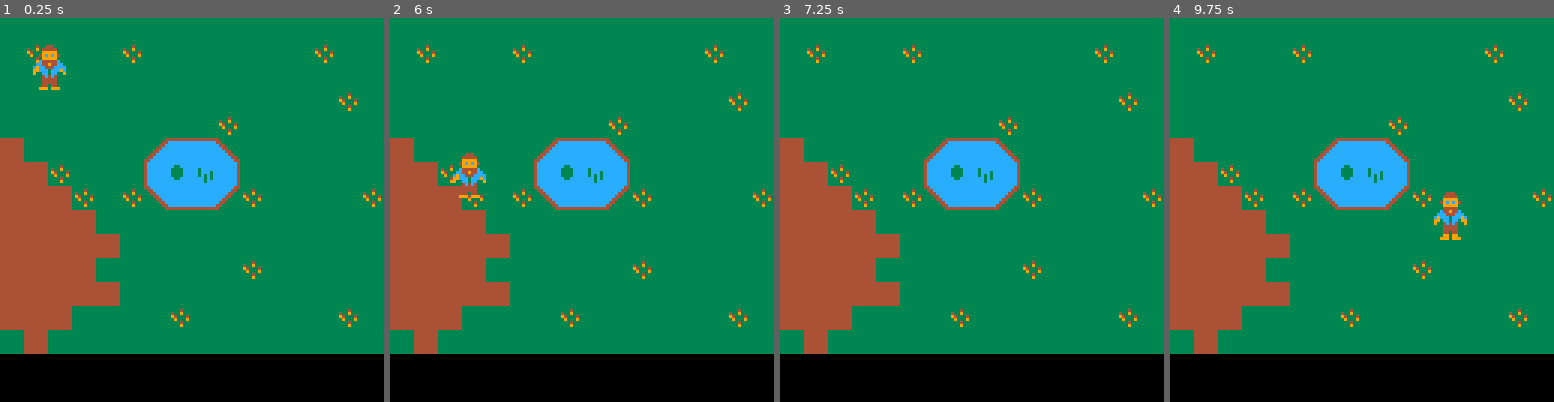
Above: before the commit, frames 1-4 (left to right).
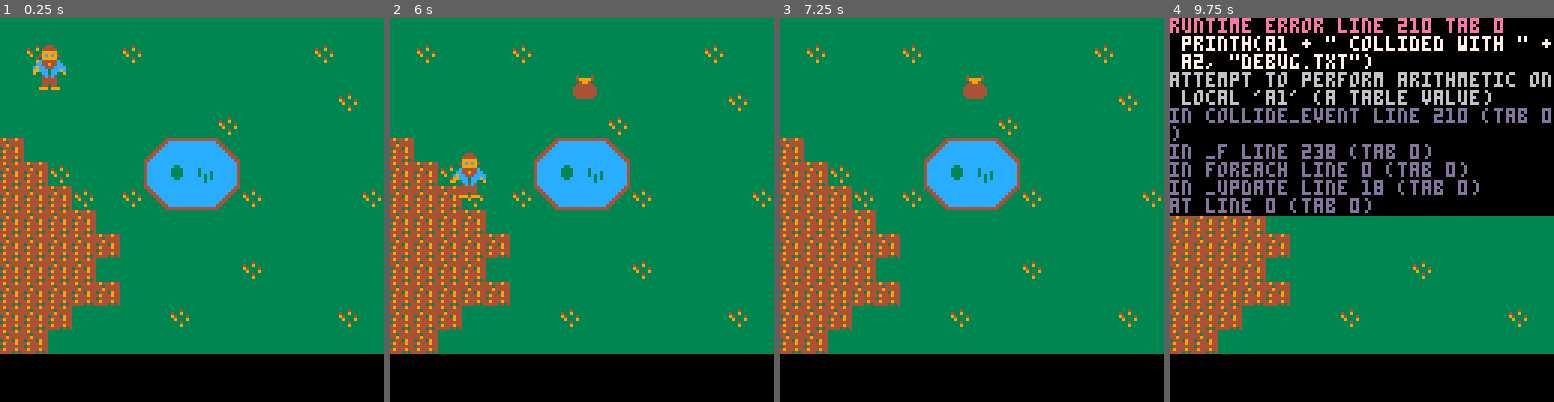
Above: after the commit, the same moments.

Repository: Chazmus/gameboy-like-jam
Game: PICO-8 cartridge game.p8
The game is run twice, just before and just after one commit, with the same random seed, the same clock (stepped at 60 frames per second) and the same inputs.
Inputs:
- Up to frame 1 (0.25 s): no input
- Up to frame 2 (6 s): tap O (Z key) at 0.33, 0.7, 1.43, 2.22, 3.1, 3.98, 4.87, 5.75 s; tap X (X key) at 1.07, 2.07, 2.4, 2.73, 3.07, 3.4, 3.73, 4.07, 4.4, 4.73, 5.07, 5.4, 5.73 s; hold Left 1.97-2.37 s; hold Down 2.42-2.82 s; hold Right 2.87-3.53 s; hold Up 3.58-4.08 s; hold Right 4.13-4.53 s; hold Down 4.58-5.08 s; hold Left 5.13-5.8 s; hold Up from 5.85 s (still down)
- Up to frame 3 (7.25 s): tap X (X key) every 0.33 s from 6.07 to 7.07 s; release Up at 6.18 s; hold Left 6.23-6.63 s; tap O (Z key) at 6.63 s; hold Down 6.68-7.08 s; hold Right from 7.13 s (still down)
- Up to frame 4 (9.75 s): tap X (X key) every 0.33 s from 7.4 to 9.73 s; tap O (Z key) at 7.52, 8.4, 9.28 s; release Right at 7.8 s; hold Up 7.85-8.35 s; hold Right 8.4-8.8 s; hold Down 8.85-9.35 s; hold Left from 9.4 s (still down)

The runs differ from the first frame. In frame 1, 2.7% of the frame differs, in the area x 0-31%, y 31-88%; in frame 2, 3.0%; in frame 3, 3.0%; in frame 4, 54%, in the area x 0-100%, y 0-88%.
Error after the commit: runtime error line 210 tab 0; printh(a1 + " collided with " + a2, "debug.txt"); attempt to perform arithmetic on local 'a1' (a table value)

Commit message:
spawning collectibles

Diff:
--- a/game.p8
+++ b/game.p8
@@ -5,6 +5,7 @@
 
 game_objects = {}
 actions = {}
+inventory = {}
 function _init()
 	player = make_actor(9, 1, 1, 2, 2, 2, 10)
 	foreach(game_objects,
@@ -18,6 +19,7 @@
 function _update()
 	control_player(player)
 	foreach(game_objects, move_actor)
+	if(time() % 6 == 0) spawn_collectible()
 	-- Input utils update MUST be done last
 	input_utils:update()
 end
@@ -208,10 +210,12 @@
 
 function collide_event(a1,a2)
 
+	printh(a1 + " collided with " + a2, "debug.txt")
 	-- player collects treasure
-	if (a1==player and a2.k==35) then
+	if (a1==player and (a2.k == 1 or a2.k == 16 or a2.k == 17)) then
 		del(game_objects,a2)
 		sfx(3)
+		add(inventory, a2.k)
 		return true
 	end
 
@@ -247,8 +251,10 @@
 	a.dy *= (1-a.friction)
 
 	-- advance one frame given sprite speed
-	if(a.t%(100/a.sprite_speed)==0) a.frame+= a.width
-	if(a.frame>a.frames) a.frame=0
+	if(a.sprite_speed > 0) then
+		if(a.t%(100/a.sprite_speed)==0) a.frame+= a.width
+		if(a.frame>a.frames) a.frame=0
+	end
 	a.t += 1
 end
 
@@ -291,6 +297,11 @@
 	spr(a.k + a.frame, sx, sy, a.width, a.height)
 end
 
+function spawn_collectible()
+	local i = rnd({1, 16, 17})
+	make_actor(i, 1 + rnd(14), 1 + rnd(14), 1, 1, 1, 0)
+end
+
 -- converts anything to string, even nested tables
 function tostring(any)
     if type(any)=="function" then
@@ -332,14 +343,14 @@
 0070070044000c9c0000004444400000333343333344cccccc33cccccccc3c3c4ccccccc00000044444000000000009999900000000000000000000000000000
 00000000444009c900000c44944c000033339333344ccccccccccccccccc3ccc4ccccccc00000c44944c000000000c44444c0000000000000000000000000000
 00000000044000900000ccc444ccc0003333333344cccccccccccccccccccccc4ccccccc0000ccc444ccc0000000cc44944cc000000000000000000000000000
-0093900004000040000c9ccc3ccc9c004444444433333333cccccccc99999999ccccccc4000c9ccc3ccc9c00000c9cc444cccc00000000000000000000000000
-0009000004999940000990cc3cc099004444444433333333cccccccc99999999ccccccc4000990cc3cc0990000099ccc3ccc9c00000000000000000000000000
-09040900004994000009004c4c4009004444444433333333cccccccc99999999ccccccc40009004c4c400900000900cc3cc00900000000000000000000000000
-049494000444444000000044444000004444444433333333cccccccc99999999ccccccc400000044444000000000004c4c400000000000000000000000000000
-004440004444444400000044444000004444444433333333cccccccc99999999ccccccc400000044444000000000004444400000000000000000000000000000
-093439004444444400000044044000004444444433333333cccccccc99999999ccccccc400000044044000000000004444400000000000000000000000000000
-009490004444444400000099099000004444444433333333cccccccc99999999ccccccc400000099099000000000004404400000000000000000000000000000
-000900000444444000000999099900004444444433333333cccccccc99999999ccccccc400000999099900000000099909990000000000000000000000000000
+0093900004000040000c9ccc3ccc9c004944494433333333cccccccc99999999ccccccc4000c9ccc3ccc9c00000c9cc444cccc00000000000000000000000000
+0009000004999940000990cc3cc099004434444433333333cccccccc99999999ccccccc4000990cc3cc0990000099ccc3ccc9c00000000000000000000000000
+09040900004994000009004c4c4009004494444433333333cccccccc99999999ccccccc40009004c4c400900000900cc3cc00900000000000000000000000000
+049494000444444000000044444000003444394433333333cccccccc99999999ccccccc400000044444000000000004c4c400000000000000000000000000000
+004440004444444400000044444000004944494433333333cccccccc99999999ccccccc400000044444000000000004444400000000000000000000000000000
+093439004444444400000044044000003444444433333333cccccccc99999999ccccccc400000044044000000000004444400000000000000000000000000000
+009490004444444400000099099000004944494433333333cccccccc99999999ccccccc400000099099000000000004404400000000000000000000000000000
+000900000444444000000999099900004444343433333333cccccccc99999999ccccccc400000999099900000000099909990000000000000000000000000000
 000000000000000000000444444000004444444444cccccccccccccccccccc444333333300000000000000000000000000000000000000000000000000000000
 00400400000044400000400440040000cccccccc344cccccccccccccccccc4434433333300000000000000000000000000000000000000000000000000000000
 00440440000ccc440004000440004000cccccccc3344cccccccccccccccc4433c443333300000000000000000000000000000000000000000000000000000000
@@ -363,7 +374,7 @@
 33333333333333333333333333333333000000000000000000000000000000000000000000000000000000000000000000000000000000000000000000000000
 33333333333333333333333333333333000000000000000000000000000000000000000000000000000000000000000000000000000000000000000000000000
 __gff__
-0000000000020202020000000000000000000000000002000200000000000000000000000202020202000000000000000000000000000000000000000000000000000000000000000000000000000000000000000000000000000000000000000000000000000000000000000000000000000000000000000000000000000000
+0002000000020202020000000000000002020000000002000200000000000000000000000202020202000000000000000000000000000000000000000000000000000000000000000000000000000000000000000000000000000000000000000000000000000000000000000000000000000000000000000000000000000000
 0000000000000000000000000000000000000000000000000000000000000000000000000000000000000000000000000000000000000000000000000000000000000000000000000000000000000000000000000000000000000000000000000000000000000000000000000000000000000000000000000000000000000000
 __map__
 1515151515151515151515151515151500000000000000000000000000000000000000000000000000000000000000000000000000000000000000000000000000000000000000000000000000000000000000000000000000000000000000000000000000000000000000000000000000000000000000000000000000000000
@@ -379,4 +390,4 @@
 1414141415151515151504151515151500000000000000000000000000000000000000000000000000000000000000000000000000000000000000000000000000000000000000000000000000000000000000000000000000000000000000000000000000000000000000000000000000000000000000000000000000000000
 1414141414151515151515151515151500000000000000000000000000000000000000000000000000000000000000000000000000000000000000000000000000000000000000000000000000000000000000000000000000000000000000000000000000000000000000000000000000000000000000000000000000000000
 1414141515151504151515151515041500000000000000000000000000000000000000000000000000000000000000000000000000000000000000000000000000000000000000000000000000000000000000000000000000000000000000000000000000000000000000000000000000000000000000000000000000000000
-1514151515151515151515151515151500000000000000000000000000000000000000000000000000000000000000000000000000000000000000000000000000000000000000000000000000000000000000000000000000000000000000000000000000000000000000000000000000000000000000000000000000000000
+1414151515151515151515151515151500000000000000000000000000000000000000000000000000000000000000000000000000000000000000000000000000000000000000000000000000000000000000000000000000000000000000000000000000000000000000000000000000000000000000000000000000000000
